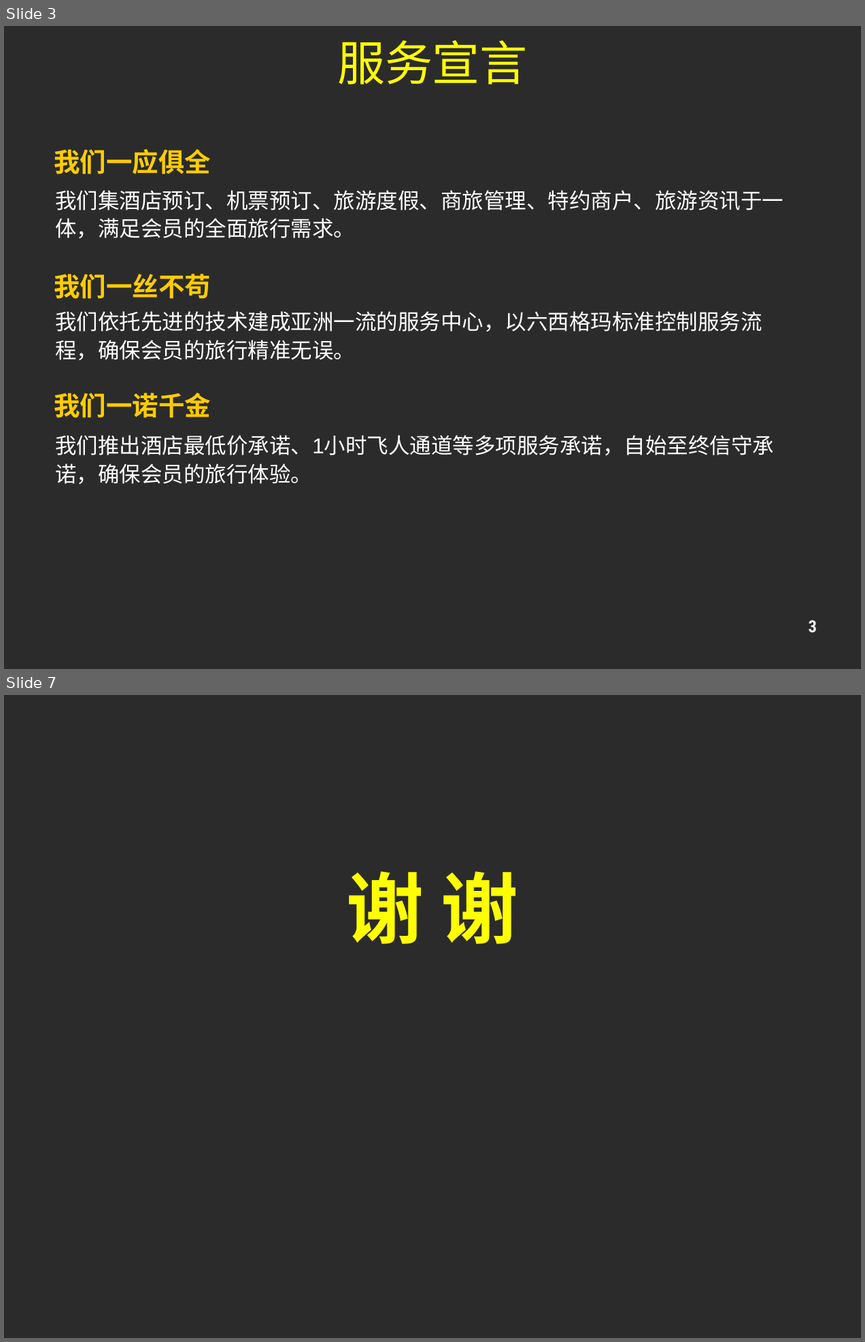
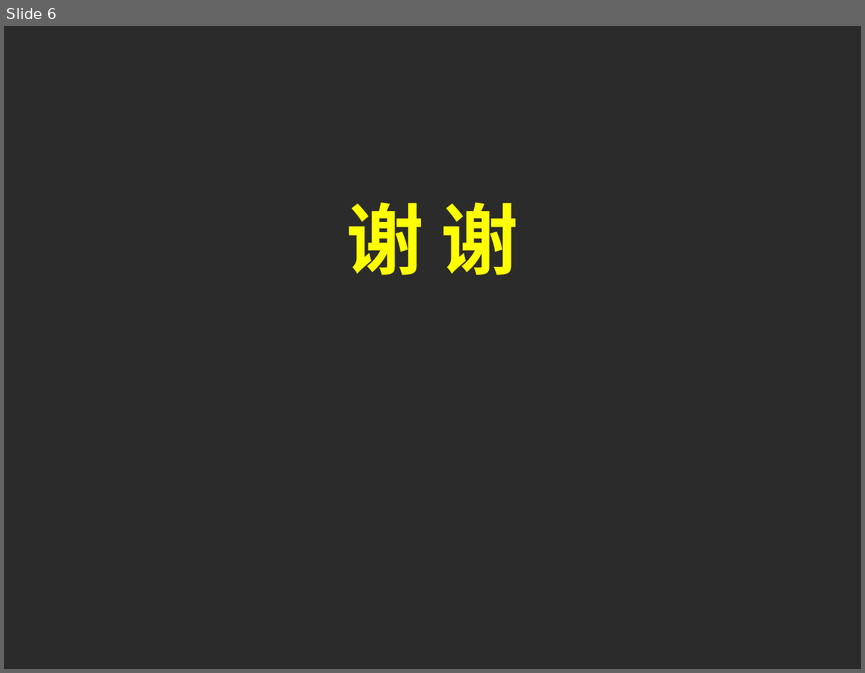
Before and after one commit to rockhe168/MyDocument, a slide deck: PPT/Ctrip/TFS规则.ppt. Shown one above the other, each under a label of ours: slides 3 and 7 before the commit, slide 6 after it; the slides between them are not shown. The pictures are 865x1342 and 865x673 pixels, drawn with LibreOffice and Linux fonts; fonts in the diff are those of the drawing; background and template pictures are left out; a plain dark background stands for a picture behind light text. Boxes give left, top, right and bottom in pixels: in the first picture for what was removed or moved away, otherwise in the second. Text is boxed around its words. In the diff, an @@ line names an element or a change of style, - is before the commit and + after.

```diff
--- a/PPT/Ctrip/TFS规则.ppt
+++ b/PPT/Ctrip/TFS规则.ppt
@@ slide 3 removed at (4, 26, 861, 669), background picture (left out) @@
@@ title removed at (337, 40, 528, 84) @@
-服务宣言
@@ text removed at (54, 149, 211, 174) @@
-我们一应俱全
@@ text removed at (55, 190, 783, 238) @@
-我们集酒店预订、机票预订、旅游度假、商旅管理、特约商户、旅游资讯于一体，满足会员的全面旅行需求。
@@ text removed at (54, 274, 211, 299) @@
-我们一丝不苟
@@ text removed at (55, 311, 762, 360) @@
-我们依托先进的技术建成亚洲一流的服务中心，以六西格玛标准控制服务流程，确保会员的旅行精准无误。
@@ text removed at (54, 393, 211, 418) @@
-我们一诺千金
@@ text removed at (55, 435, 774, 484) @@
-我们推出酒店最低价承诺、1小时飞人通道等多项服务承诺，自始至终信守承诺，确保会员的旅行体验。
@@ page number removed at (808, 620, 817, 633) @@
-3
@@ what was slide 7 is now slide 6 @@
```
Also in this commit, not shown: 1 slide changed, 4 slides added, 4 other slides removed, 10 other files.
